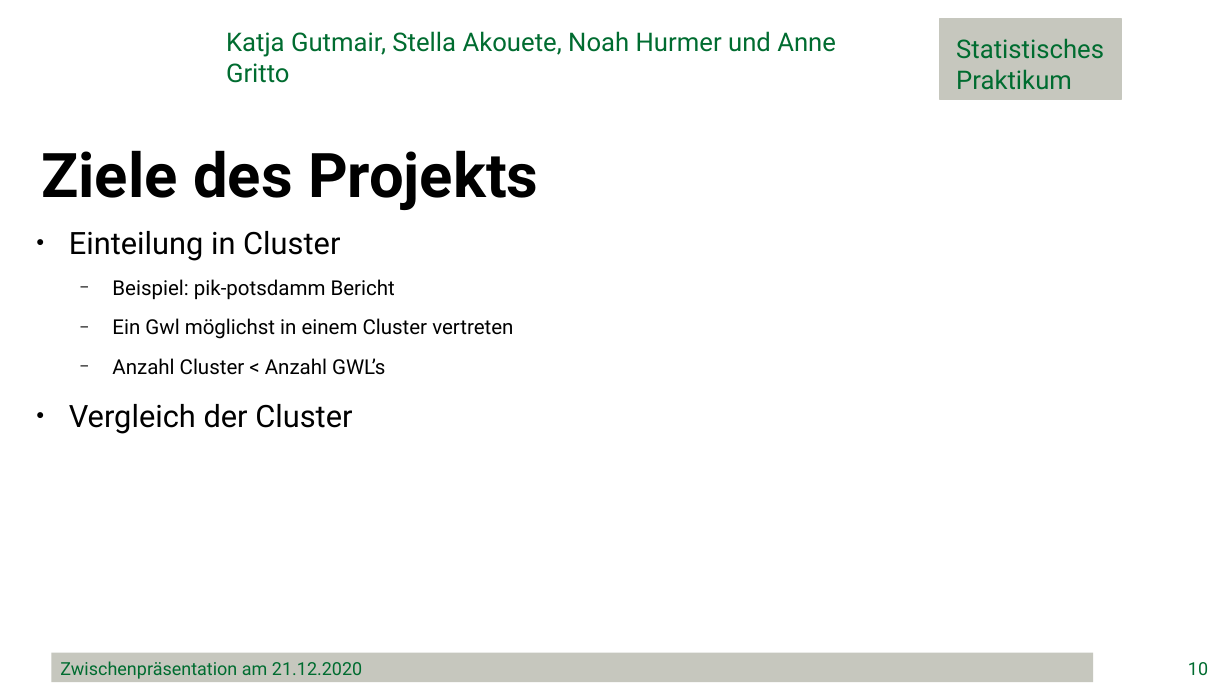
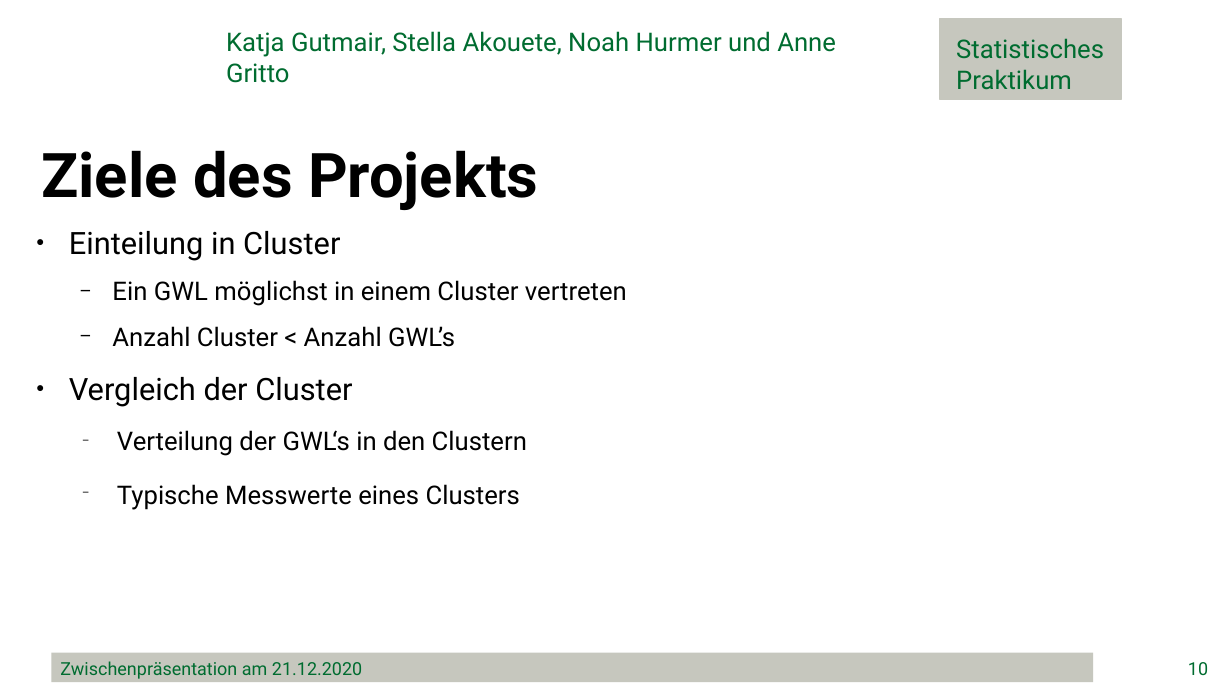
Before and after one commit to minimops/weatherFrog, a slide deck: slide 10 of ppt/Zwischenpraesentation_v1.1.pptx. Drawn at 1232x693 pixels with LibreOffice and Linux fonts; fonts in the diff are those of the drawing; background and template pictures are left out. Boxes give left, top, right and bottom in pixels: in the first picture for what was removed or moved away, otherwise in the second. Text is boxed around its words. In the diff, an @@ line names an element or a change of style, - is before the commit and + after.

```diff
--- a/ppt/Zwischenpraesentation_v1.1.pptx
+++ b/ppt/Zwischenpraesentation_v1.1.pptx
@@ text at box(112, 280, 627, 306): text changed; size 16 to 20 pt @@
-  − Beispiel: pik-potsdamm Bericht
-  − Ein Gwl möglichst in einem Cluster vertreten
+  − Ein GWL möglichst in einem Cluster vertreten
@@ text at box(112, 326, 455, 347): size 16 to 20 pt in "Anzahl Cluster < Anzahl GWL’s" @@
@@ text at box(117, 430, 527, 510): paragraphs added @@
+  − Verteilung der GWL‘s in den Clustern
+  − Typische Messwerte eines Clusters
```
Also in this commit, not shown: 8 other slides changed.
